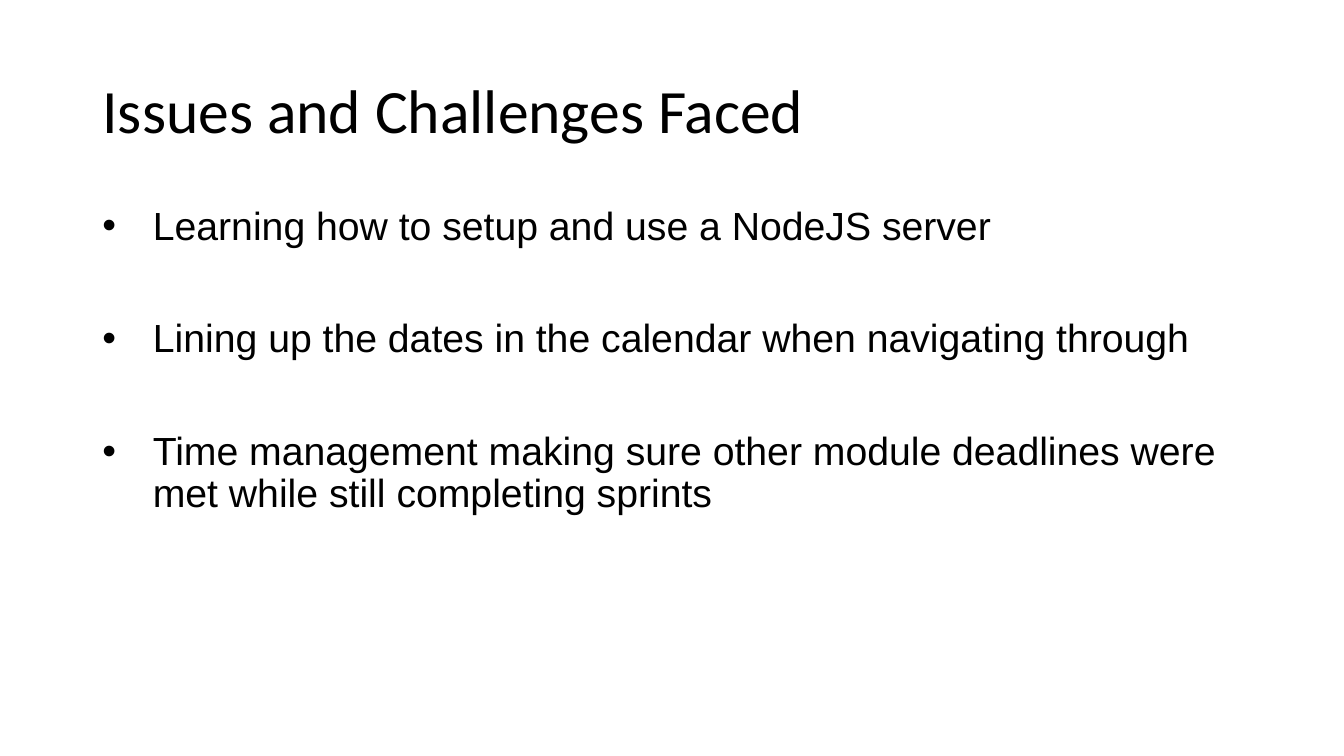
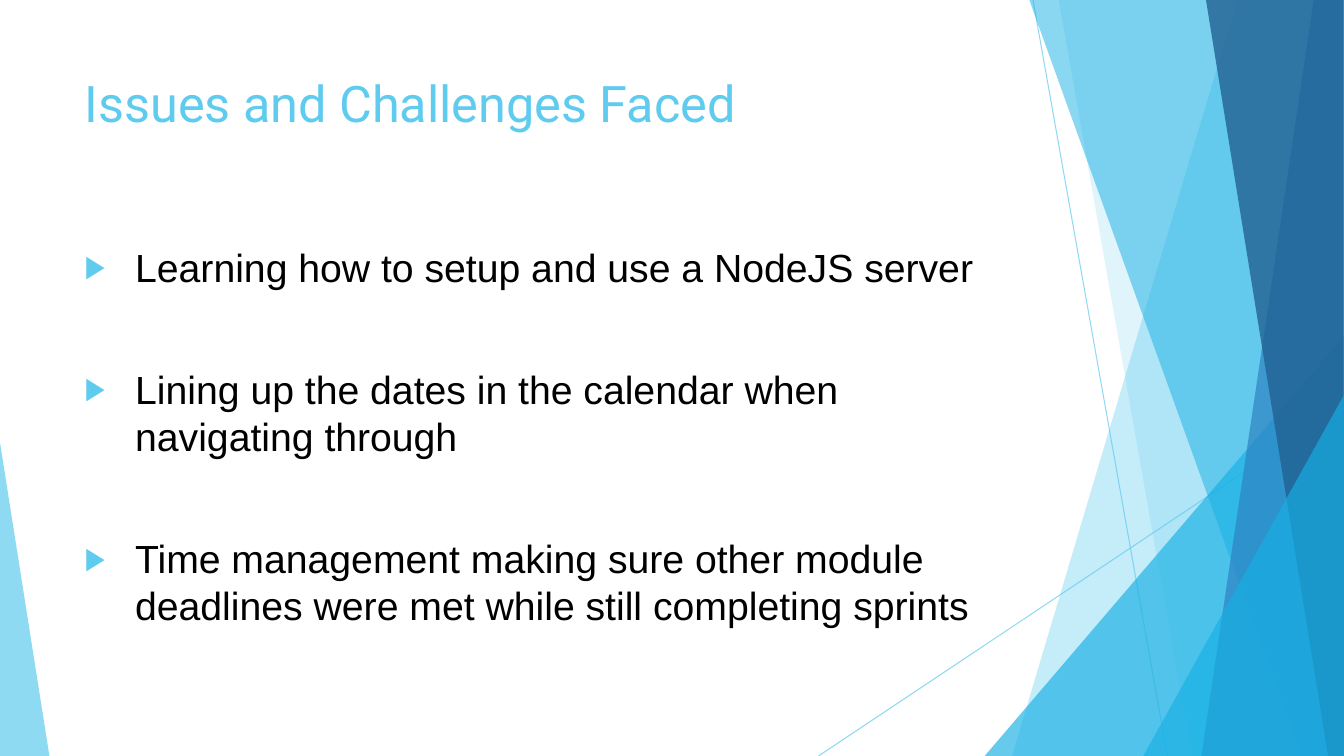
Before and after one commit to LukaWG/COMP1004, a slide deck: slide 8 of Documents/Presentation.pptx (slide 7 before the commit). Drawn at 1344x756 pixels with LibreOffice and Linux fonts; fonts in the diff are those of the drawing. Boxes give left, top, right and bottom in pixels: in the first picture for what was removed or moved away, otherwise in the second. Text is boxed around its words. In the diff, an @@ line names an element or a change of style, - is before the commit and + after.

```diff
--- a/Documents/Presentation.pptx
+++ b/Documents/Presentation.pptx
@@ title "Issues and Challenges Faced": place and size @@
-title "Issues and Challenges Faced" at bbox=[102, 90, 803, 144]
+title "Issues and Challenges Faced" at bbox=[85, 84, 736, 133]
@@ title "Issues and Challenges Faced" at bbox=[85, 84, 736, 133]: size 44 to 36 pt, font Calibri to Roboto, text colour #000000 to #5FCBEF; line spacing 0.9 to 1; vertical alignment middle to top @@
@@ text "Learning how to setup and ...": place and size @@
-text "Learning how to setup and ..." at bbox=[153, 211, 1216, 515]
+text "Learning how to setup and ..." at bbox=[135, 253, 973, 628]
@@ text "Learning how to setup and ..." at bbox=[135, 253, 973, 628]: bullet • to ▶; line spacing 0.9 to 1 @@
@@ group added at bbox=[0, 0, 1344, 756]: 5 freeform shapes, 3 triangles, 2 lines @@
```
Also in this commit, not shown: 7 other slides changed, 1 slide added.
